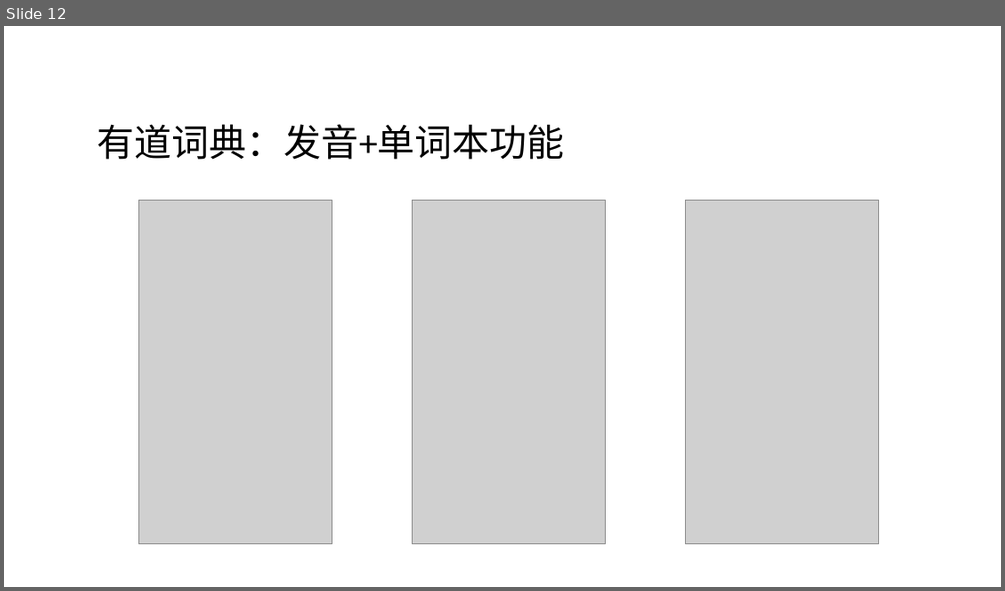
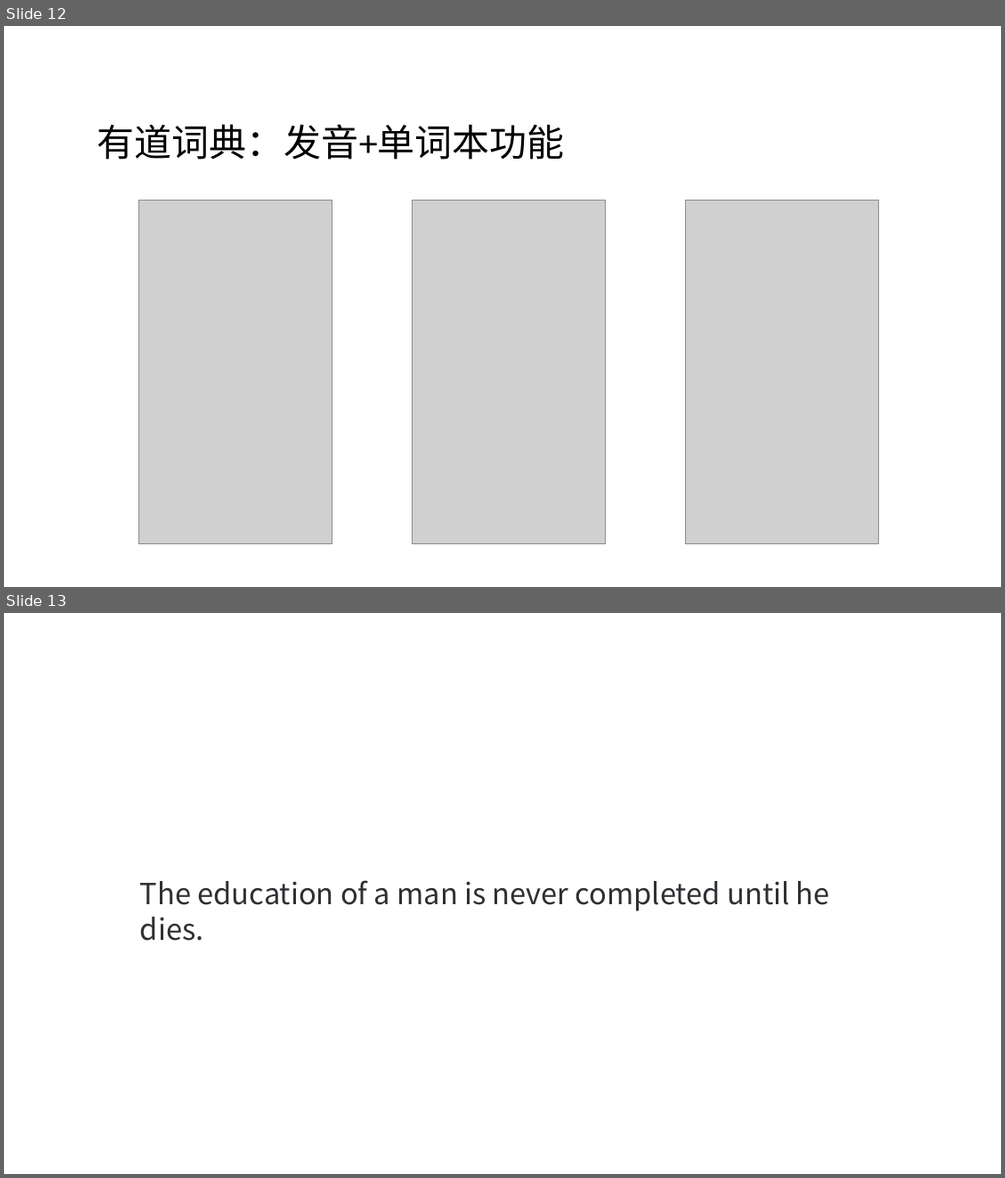
Before and after one commit to dlovegrace/english-teaching, a slide deck: airport sign.pptx. Shown one above the other, each under a label of ours: slide 12 before the commit, slides 12 and 13 after it. The pictures are 1005x591 and 1005x1178 pixels, drawn with LibreOffice and Linux fonts; fonts in the diff are those of the drawing; grey boxes stand for pictures. Boxes give left, top, right and bottom in pixels: in the first picture for what was removed or moved away, otherwise in the second. Text is boxed around its words. In the diff, an @@ line names an element or a change of style, - is before the commit and + after.

```diff
--- a/airport sign.pptx
+++ b/airport sign.pptx
@@ slide 13 added at (4,613,1001,1174), background #FFFFFF @@
@@ text added at (140,880,830,911), 28 pt, text #2E3033 @@
+The education of a man is never completed until he dies.
```
Also in this commit, not shown: 1 slide changed, 32 other files.
